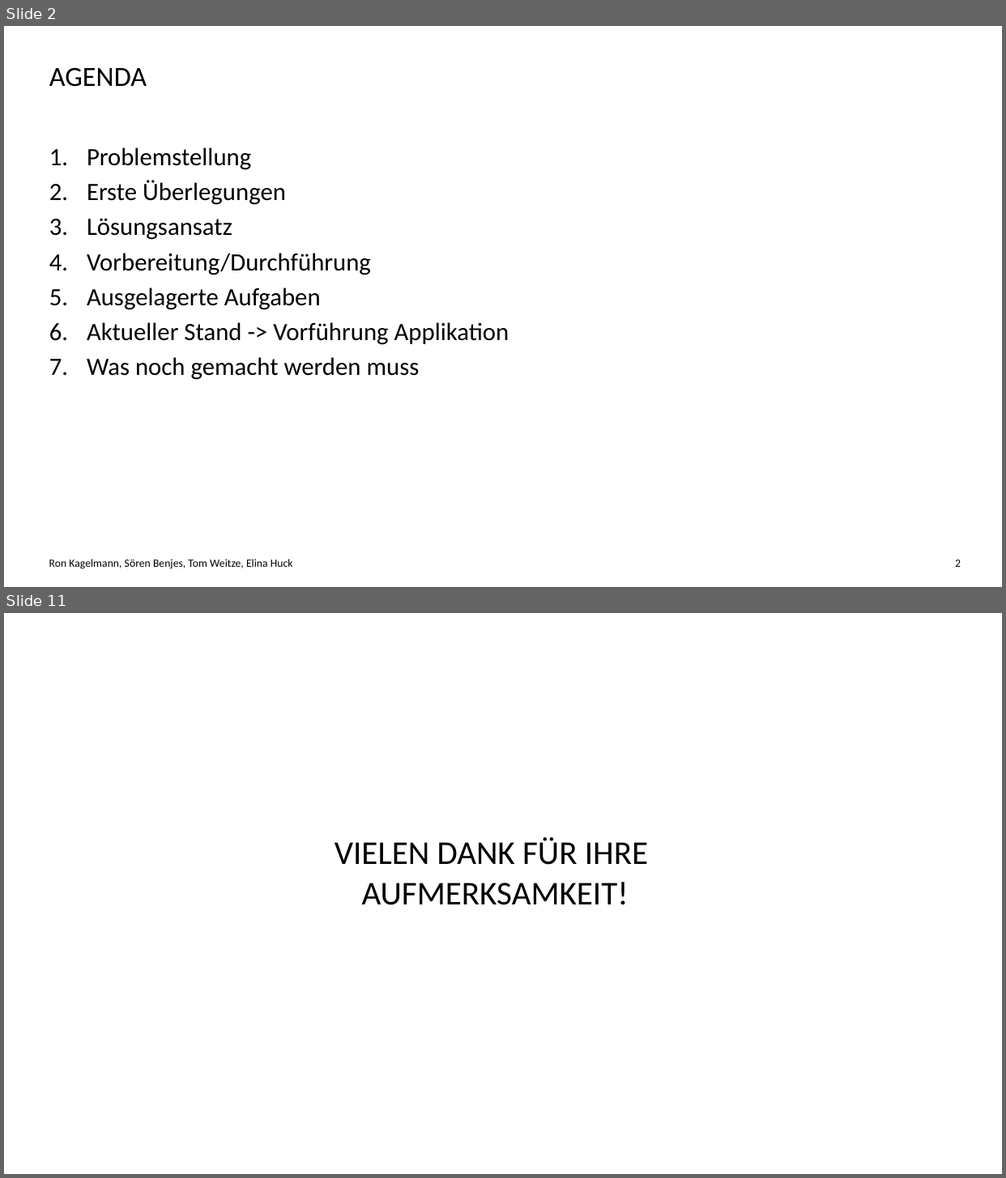
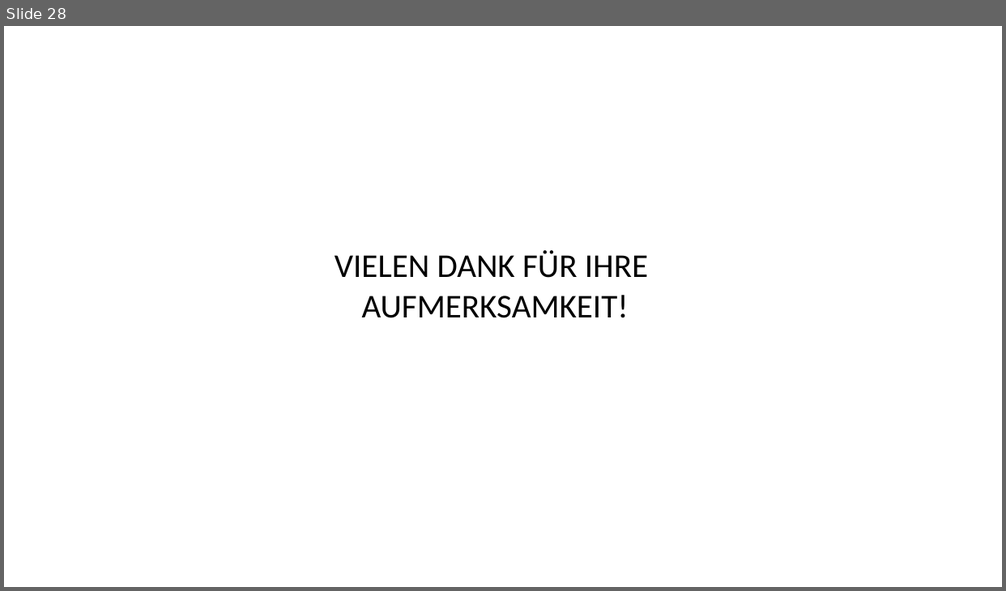
Before and after one commit to Elinuschka/H-DSkript, a slide deck: Candidate Accessment System.pptx. Shown one above the other, each under a label of ours: slides 2 and 11 before the commit, slide 28 after it; the slides between them are not shown. The pictures are 1006x1178 and 1006x591 pixels, drawn with LibreOffice and Linux fonts; fonts in the diff are those of the drawing; background and template pictures are left out. Boxes give left, top, right and bottom in pixels: in the first picture for what was removed or moved away, otherwise in the second. Text is boxed around its words. In the diff, an @@ line names an element or a change of style, - is before the commit and + after.

```diff
--- a/Candidate Accessment System.pptx
+++ b/Candidate Accessment System.pptx
@@ slide 2 removed at box(4, 26, 1002, 587), background #FFFFFF @@
@@ text removed at box(49, 67, 147, 87) @@
-AGENDA
@@ text removed at box(87, 148, 509, 380) @@
-1. Problemstellung
-2. Erste Überlegungen
-3. Lösungsansatz
-4. Vorbereitung/Durchführung
-5. Ausgelagerte Aufgaben
-6. Aktueller Stand -> Vorführung Applikation
-7. Was noch gemacht werden muss
@@ text removed at box(49, 559, 293, 570) @@
-Ron Kagelmann, Sören Benjes, Tom Weitze, Elina Huck
@@ page number removed at box(955, 560, 961, 567) @@
-2
@@ what was slide 11 is now slide 28 @@
```
Also in this commit, not shown: 2 slides changed, 24 slides added, 6 other slides removed.
